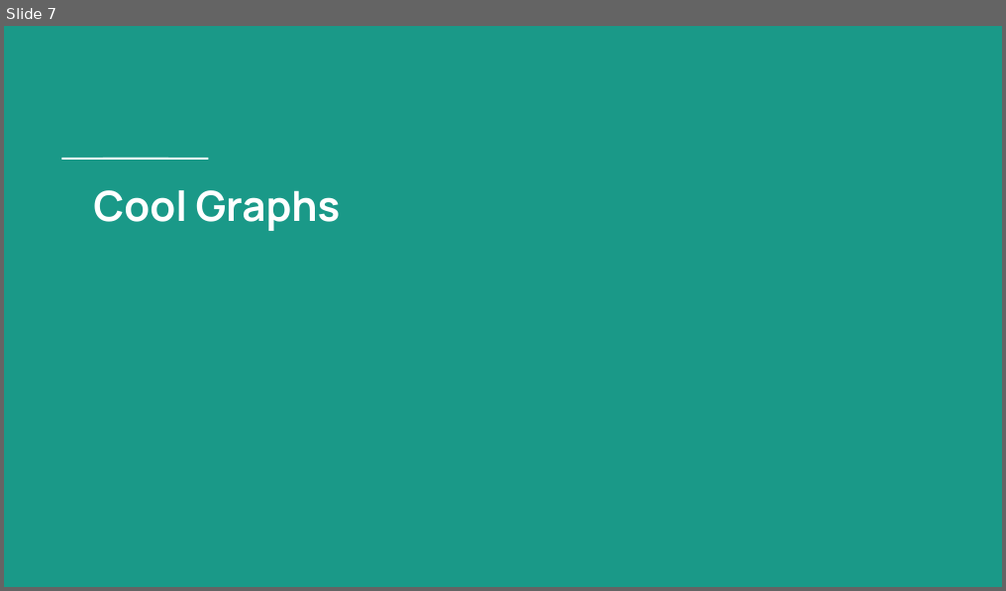
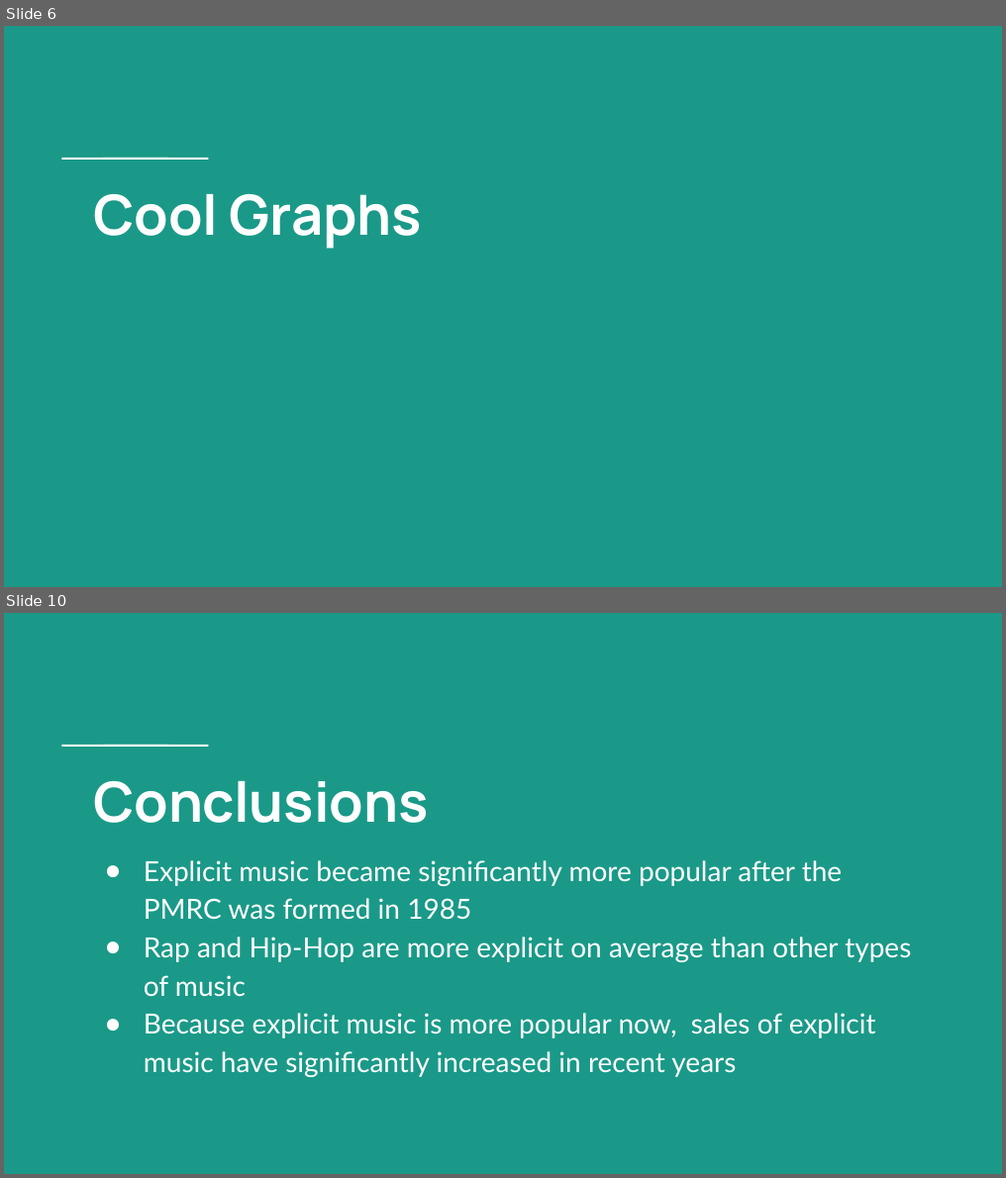
Before and after one commit to ssmcnatt/experimental-design-cap01, a slide deck: presentation-of-findings.pptx. Shown one above the other, each under a label of ours: slide 7 before the commit, slides 6 and 10 after it; the slides between them are not shown. The pictures are 1006x591 and 1006x1178 pixels, drawn with LibreOffice and Linux fonts; fonts in the diff are those of the drawing. Boxes give left, top, right and bottom in pixels: in the first picture for what was removed or moved away, otherwise in the second. Text is boxed around its words. In the diff, an @@ line names an element or a change of style, - is before the commit and + after.

```diff
--- a/presentation-of-findings.pptx
+++ b/presentation-of-findings.pptx
@@ slide 10 added at box(4, 613, 1002, 1174), background #1A9988; not listed: 2 template elements that a slide beside it also shows @@
@@ title added at box(93, 781, 911, 1077), 20 pt, text #FFFFFF @@
+Conclusions
+● Explicit music became significantly more popular after the PMRC was formed in 1985
+● Rap and Hip-Hop are more explicit on average than other types of music
+● Because explicit music is more popular now, sales of explicit music have significantly increased in recent years
@@ what was slide 7 is now slide 6 @@
@@ slide 6 changed as well @@
@@ title "Cool Graphs" at box(93, 194, 422, 249): size 30 to 40 pt @@
```
Also in this commit, not shown: 5 other slides changed, 4 other slides added, 12 slides removed.
